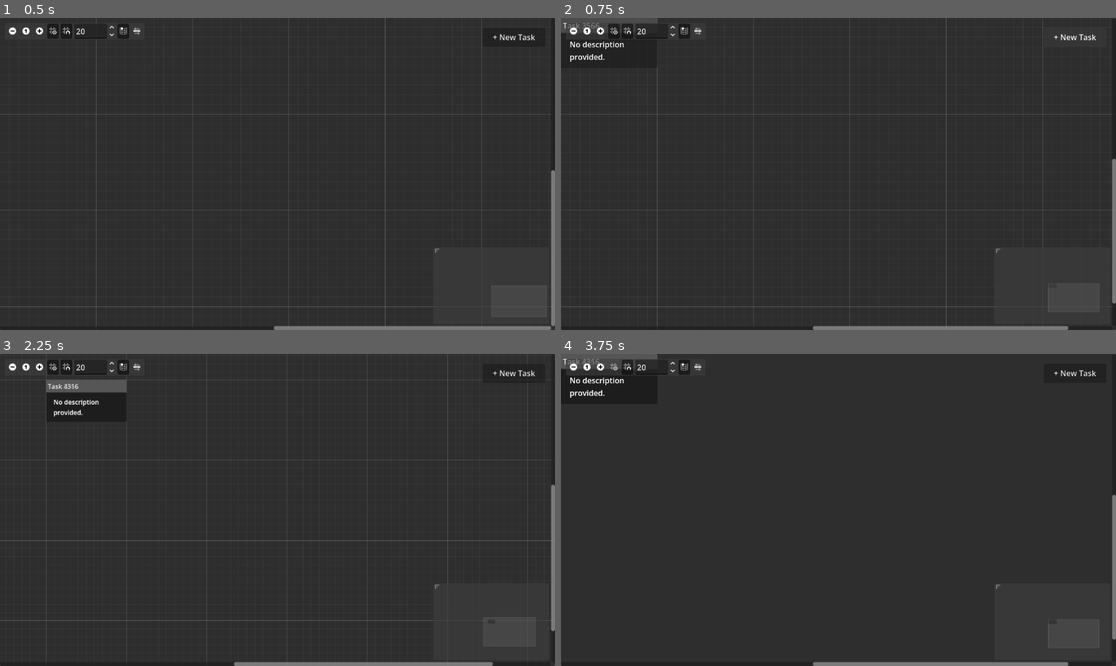
Above: before the commit, frames 1-4 (two rows, left to right).
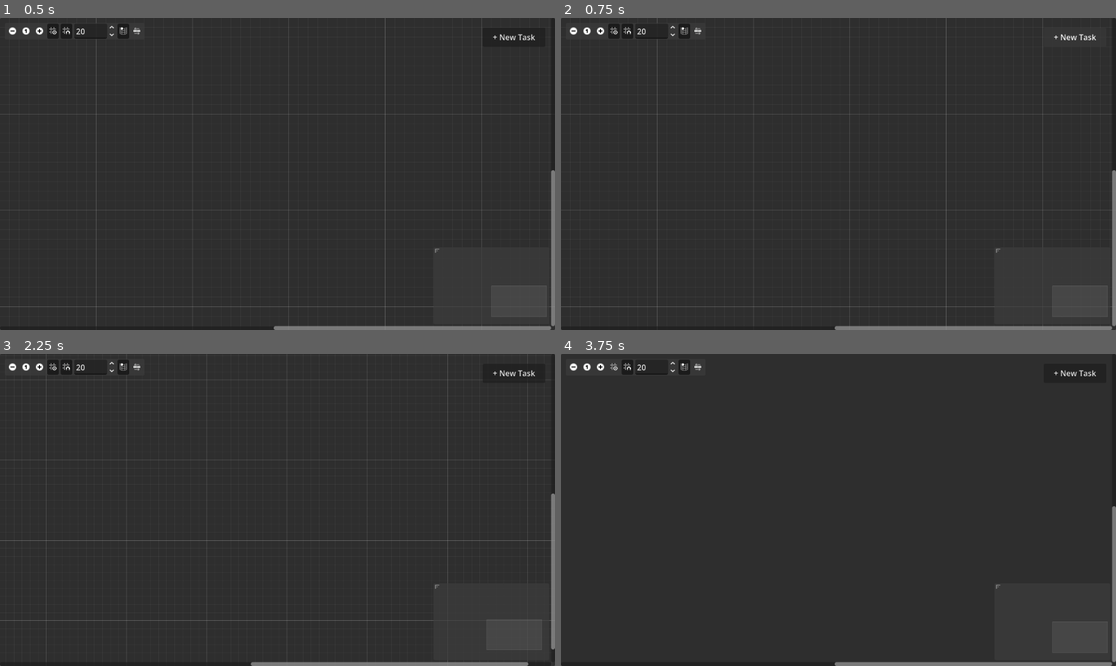
Above: after the commit, the same moments.

Repository: 1110sillabo/todo_gsd
Game: Godot game, scene res://src/ui/task_box.tscn
Two runs of this game, one before a commit and one after it. Both use one fixed random seed, a clock stepped at 60 frames per second and the inputs below. The project has no main scene, so this scene is started directly.
Inputs (mouse positions are in pixels of both pictures, inside the frame that each line leads up to):
- Up to frame 1 (0.5 s): no input
- Up to frame 2 (0.75 s): click "+ New Task" at 0.5 s
- Up to frame 3 (2.25 s): click "+ New Task" at 1.25 s; click (11, 366) at 2 s
- Up to frame 4 (3.75 s): click (599, 366) at 2.75 s; click (616, 366) at 3.5 s

Frame 1 is identical in both runs. In frame 2, 0.8% of the frame differs, in the area x 0-100%, y 0-100%; in frame 3, 1.0%, in the area x 8-100%, y 8-100%; in frame 4, 0.8%.
Error after the commit: Parse Error: Could not resolve class "PersistenceManager", because of a parser error. (res://src/ui/task_box.gd:19)

Commit message:
chore: cleanup debug prints after persistence fix

Diff:
--- a/src/persistence/persistence_manager.gd
+++ b/src/persistence/persistence_manager.gd
@@ -4,28 +4,16 @@
 const TASKS_PATH: String = "user://tasks/"
 
 func _init() -> void:
-	var dir = DirAccess.open("user://")
-	if not dir.dir_exists("tasks"):
-		var err = dir.make_dir("tasks")
-		if err != OK:
-			printerr("CRITICAL: Could not create tasks directory: ", err)
-		else:
-			print("Created tasks directory at: ", TASKS_PATH)
-
-func _ready() -> void:
-	# Keep this as well just in case of autoload timing
 	if not DirAccess.dir_exists_absolute(TASKS_PATH):
 		DirAccess.make_dir_recursive_absolute(TASKS_PATH)
 
 ## Saves a TaskResource to the specified path.
 func save_task(task: TaskResource) -> Error:
 	var path: String = TASKS_PATH + "%s.tres" % task.title.validate_filename()
-	var err: Error = ResourceSaver.save(task, path)
-	if err != OK:
-		printerr("FAILED to save task to %s: %d" % [path, err])
-	else:
-		print("SUCCESSFULLY saved task to %s" % path)
-	return err
+	return ResourceSaver.save(task, path)
+
+## Loads a TaskResource from the specified path.
+func load_task(filename: String) -> TaskResource:
 
 ## Loads a TaskResource from the specified path.
 func load_task(filename: String) -> TaskResource:
--- a/src/ui/task_box.gd
+++ b/src/ui/task_box.gd
@@ -35,9 +35,7 @@
 func _load_existing_tasks() -> void:
 	var pm := PersistenceManager.new()
 	var task_files := pm.list_tasks()
-	print("Found %d task files in %s" % [task_files.size(), pm.TASKS_PATH])
 	for file_name in task_files:
 		var task := pm.load_task(file_name)
 		if task:
-			print("Loading task: ", task.title)
 			_create_task_node(task)
